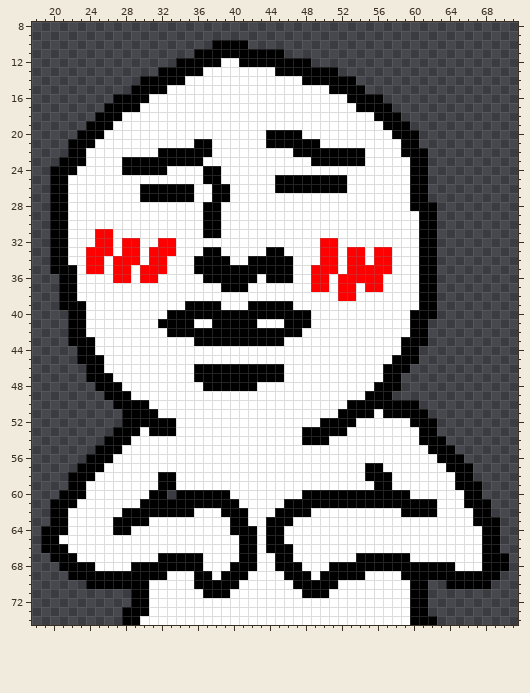
Edited in one commit: sprite sheet (img/randomIcons/icon_randomevent_good.png). The picture above was drawn from the file before the commit.
The file is 75x75 pixels. Shown: x 18..71, y 8..74.
After:
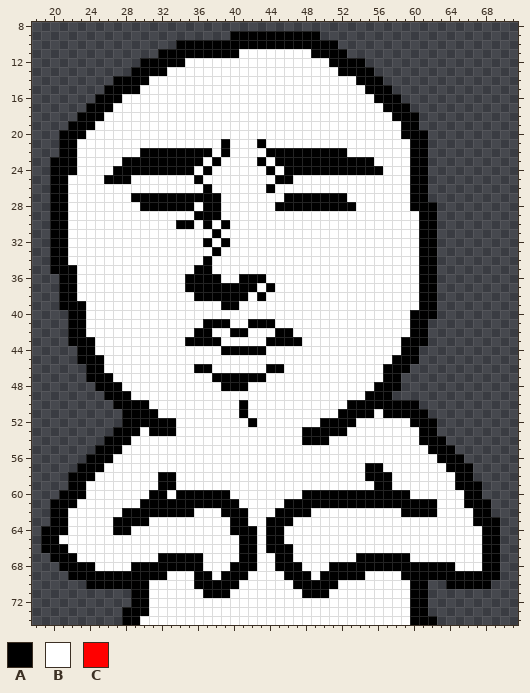
Palette (. is transparent): A #000000  B #ffffff  C #ff0000
Change:
Colour A is added in row 9 at x 40 to 49; in row 10 at x 34 to 37 and 42 to 51; in row 11 at x 32 to 35 and 49 to 52; in row 12 at x 30 to 33 and 51 to 54; in row 13 at x 29 to 31 and 52 to 55; in row 14 at x 27 to 29 and 54 to 56.
Colour A is added in row 15 at x 26 to 28 and 55 to 57; in row 16 at x 25 to 26 and 57 to 58; in row 17 at x 24 to 25 and 58 to 59; in row 18 at x 23 to 24 and 59 to 60; in row 19 at x 22 to 23 and 60; in row 20 at x 21 to 22 and 61.
Colour A is added in row 21 at x 21 and 61; in row 22 at x 21; in row 23 at x 20.
Colour A replaces colour B in row 21 at x 39 and 43; in row 22 at x 30 to 31, 39 and 44 to 46; in row 23 at x 38, 43, 45 to 48 and 55; in row 24 at x 27, 33 to 35, 44 and 46 to 56; in row 25 at x 26 to 28 and 36; in row 26 at x 37 and 44.
Colour A replaces colour B in row 27 at x 29, 36 to 37 and 46 to 52; in row 28 at x 30 to 35 and 45 to 53; in row 29 at x 36; in row 30 at x 34 to 35 and 39; in row 32 at x 37 and 39; in row 36 at x 35 to 36 and 43.
Colour A replaces colour B in row 37 at x 35 to 38, 42 and 44; in row 38 at x 36 to 41 and 43; in row 39 at x 39 to 40; in row 41 at x 37 and 43 to 44; in row 43 at x 35 and 46 to 47; in row 44 at x 39 to 43.
Colour A replaces colour B in rows 50 to 51 at x 41; in row 52 at x 42.
Colour B is added in row 11 at x 46 to 48; in row 12 at x 49 to 50; in row 60 at x 33.
Colour B replaces colour A in row 11 at x 41 to 45; in row 12 at x 35 to 38 and 41 to 48; in row 13 at x 33 to 36 and 45 to 51; in row 14 at x 31 to 34 and 48 to 53; in row 15 at x 30 to 32 and 51 to 54; in row 16 at x 28 to 30 and 53 to 55.
Colour B replaces colour A in row 17 at x 27 to 29 and 54 to 56; in row 18 at x 26 to 27 and 56 to 57; in row 19 at x 25 to 26 and 57 to 58; in row 20 at x 24 to 25, 44 to 47 and 58; in row 21 at x 23 to 24, 36 to 37, 44 to 49 and 59; in row 22 at x 23, 53 to 54 and 59.
Colour B replaces colour A in row 23 at x 23; in row 24 at x 38; in row 25 at x 37 to 38 and 47 to 52; in row 26 at x 30 to 35, 38 to 39 and 45 to 52; in row 27 at x 39; in row 30 at x 38.
Colour B replaces colour A in row 31 at x 37; in row 33 at x 37 and 44 to 45; in row 34 at x 36, 38 to 39 and 42 to 46; in row 35 at x 38 to 46; in row 36 at x 39 to 40 and 44 to 46; in row 39 at x 35 to 38 and 42 to 46.
Colour B replaces colour A in row 40 at x 33 to 48; in row 41 at x 32 to 35, 40 to 41 and 46 to 48; in row 42 at x 33 to 35, 38 to 39, 42 to 44 and 47; in row 43 at x 39 to 43; in row 46 at x 38 to 43; in row 47 at x 36 to 37 and 44 to 45.
Colour B replaces colour A in row 48 at x 37 to 38 and 42.
Colour B replaces colour C in row 31 at x 25 to 26; in row 32 at x 25 to 26, 28 to 29, 32 to 33 and 50 to 51; in row 33 at x 24 to 26, 28 to 29, 31 to 33, 50 to 51, 53 to 54 and 56 to 57; in row 34 at x 24 to 25, 27 to 29, 31 to 32, 50 to 51, 53 to 54 and 56 to 57; in row 35 at x 24 to 25, 27 to 28, 30 to 32, 49 to 51 and 53 to 57; in row 36 at x 27 to 28, 30 to 31, 49 to 50 and 52 to 56.
Colour B replaces colour C in row 37 at x 49 to 50, 52 to 53 and 55 to 56; in row 38 at x 52 to 53.
Colour A is gone in rows 67 to 68 at x 70.
Changed places in both pictures, as pixel boxes (x1, y1, x2, y2):
changed: (50, 31, 428, 427)
added: (167, 490, 176, 499)
erased: (500, 553, 509, 571)
